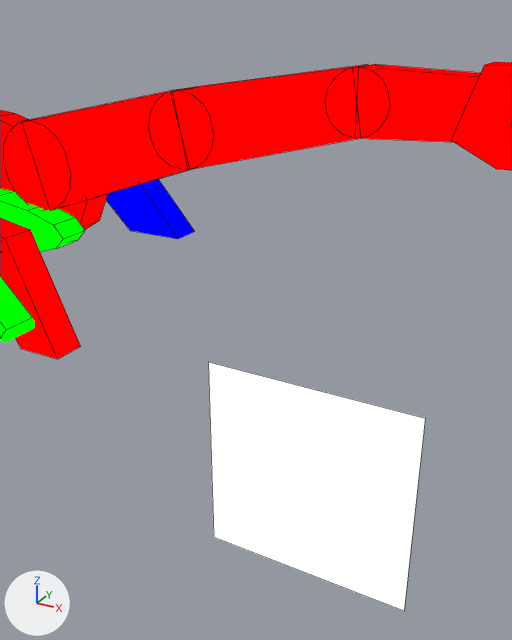
The Blender file assets-source/blender/motion/plesiosaurus-stomp.blend, before and after one commit.
One viewpoint serves both versions: a camera (50 mm lens) standing at (87.43, -34.34, 19.03) and looking at (84.61, -29.21, 16.47). Lighting does not change. The marker at lower left points along +X, +Y and +Z. The older version comes first. Mesh edges are drawn as thin lines on the coarser meshes.

Objects in the first picture: 'DinoTycoon_Motion_plesiosaurus_stomp_belly', 'DinoTycoon_Motion_plesiosaurus_stomp_eye', 'DinoTycoon_Motion_plesiosaurus_stomp_far_paddle1', 'DinoTycoon_Motion_plesiosaurus_stomp_head', 'DinoTycoon_Motion_plesiosaurus_stomp_near_paddle1', 'DinoTycoon_Motion_plesiosaurus_stomp_neck_0', 'DinoTycoon_Motion_plesiosaurus_stomp_neck_1', 'DinoTycoon_Motion_plesiosaurus_stomp_neck_2', 'DinoTycoon_Motion_plesiosaurus_stomp_neck_joint_0', 'DinoTycoon_Motion_plesiosaurus_stomp_neck_joint_1', 'DinoTycoon_Motion_plesiosaurus_stomp_neck_joint_2', 'DinoTycoon_Motion_plesiosaurus_stomp_trunk' and 2 more.
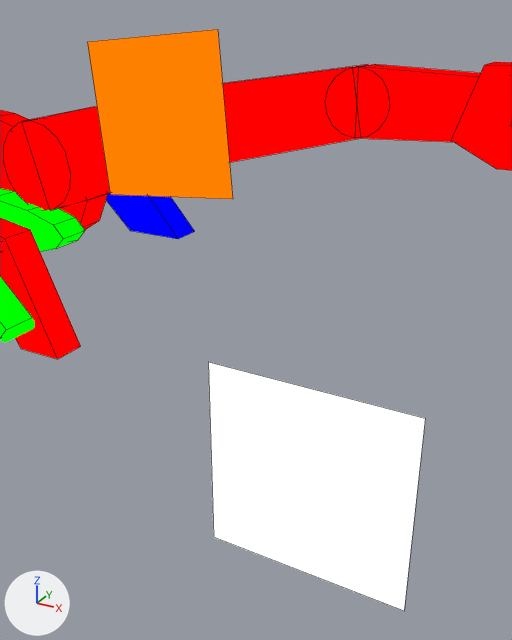
The newer file adds a shape key; the second version is drawn at full value of the shape key 'stomp_02' of 'DinoTycoon_Motion_plesiosaurus_stomp_eye_white', and the change is written as the vertex moves it makes.

Where the change shows, as pixel boxes [x1, y1, x2, y2] in the pictures (512 x 640 px):
'DinoTycoon_Motion_plesiosaurus_stomp_eye_white', added (orange): after [87, 29, 233, 199]
'DinoTycoon_Motion_plesiosaurus_stomp_neck_joint_1', unchanged, covered by the edit: before [149, 90, 214, 169]

The change, as a list of edits to the scene's bpy script:
```text
Add mat_dinotycoon_role_y:
    mat_dinotycoon_role_y = emission_material('DinoTycoon_Role_Y')
    mat_dinotycoon_role_y.base_color = (1.0, 0.216, 0.0)  # orange #ff8000
Add me_dinotycoon_motion_plesiosaurus_stomp_sample_eye_white:
    me_dinotycoon_motion_plesiosaurus_stomp_sample_eye_white.from_pydata([(82.74, -29.0, 18.76), (84.14, -29.0, 18.88), (84.26, -29.0, 17.49), (82.87, -29.0, 17.36), (82.74, -29.0, 18.76), (84.14, -29.0, 18.88), (84.26, -29.0, 17.49), (82.87, -29.0, 17.36)], [], [(3, 2, 1, 0), (4, 5, 6, 7), (0, 1, 5, 4), (1, 2, 6, 5), (2, 3, 7, 6), (3, 0, 4, 7)])
    me_dinotycoon_motion_plesiosaurus_stomp_sample_eye_white.materials.append(mat_dinotycoon_role_y)  # orange #ff8000
Add ob_dinotycoon_motion_plesiosaurus_stomp_eye_white:
    ob_dinotycoon_motion_plesiosaurus_stomp_eye_white = bpy.data.objects.new('DinoTycoon_Motion_plesiosaurus_stomp_eye_white', me_dinotycoon_motion_plesiosaurus_stomp_sample_eye_white)
    ob_dinotycoon_motion_plesiosaurus_stomp_eye_white.location = (0.0, 0.0, 0.0)
```
